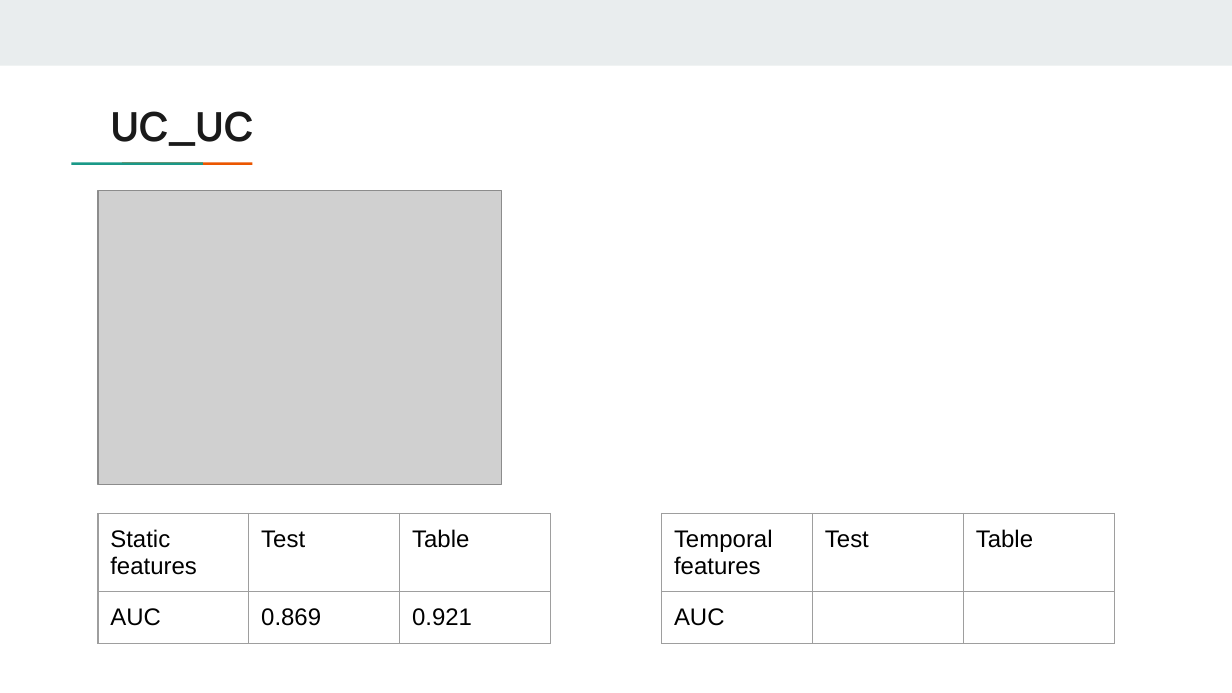
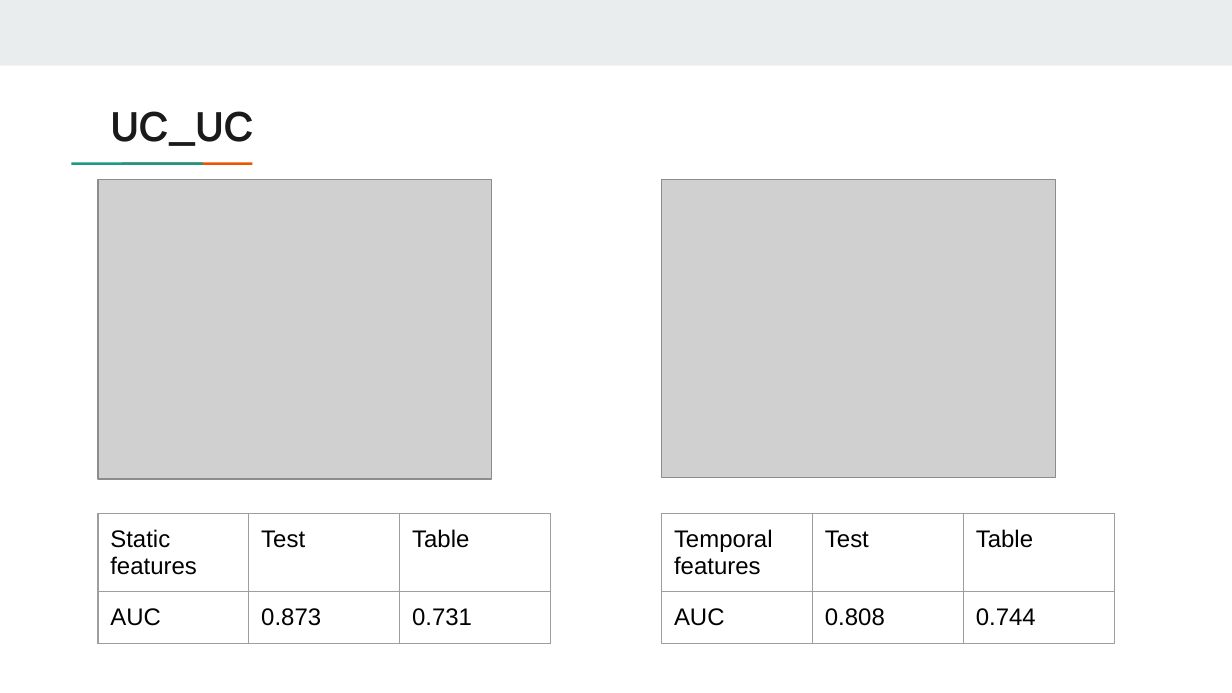
Before and after one commit to answerIII/GraphTheory2022-2023, a slide deck: slide 23 of notes/Team17.pptx (slide 21 before the commit). Drawn at 1232x693 pixels with LibreOffice and Linux fonts; fonts in the diff are those of the drawing; grey boxes stand for pictures. Boxes give left, top, right and bottom in pixels: in the first picture for what was removed or moved away, otherwise in the second. Text is boxed around its words. In the diff, an @@ line names an element or a change of style, - is before the commit and + after.

```diff
--- a/notes/Team17.pptx
+++ b/notes/Team17.pptx
@@ picture resized from (x1=99, y1=191, x2=503, y2=484) to (x1=99, y1=180, x2=492, y2=479) @@
@@ picture added at (x1=662, y1=180, x2=1055, y2=478) @@
@@ table at (x1=99, y1=514, x2=553, y2=649) @@
-row 2, column 2: 0.869
+row 2, column 2: 0.873
-row 2, column 3: 0.921
+row 2, column 3: 0.731
@@ table at (x1=662, y1=514, x2=1116, y2=649) @@
-row 2, column 2: 
+row 2, column 2: 0.808
-row 2, column 3: 
+row 2, column 3: 0.744
```
Also in this commit, not shown: 2 other slides changed, 6 slides added, 3 slides removed, 19 other files.
